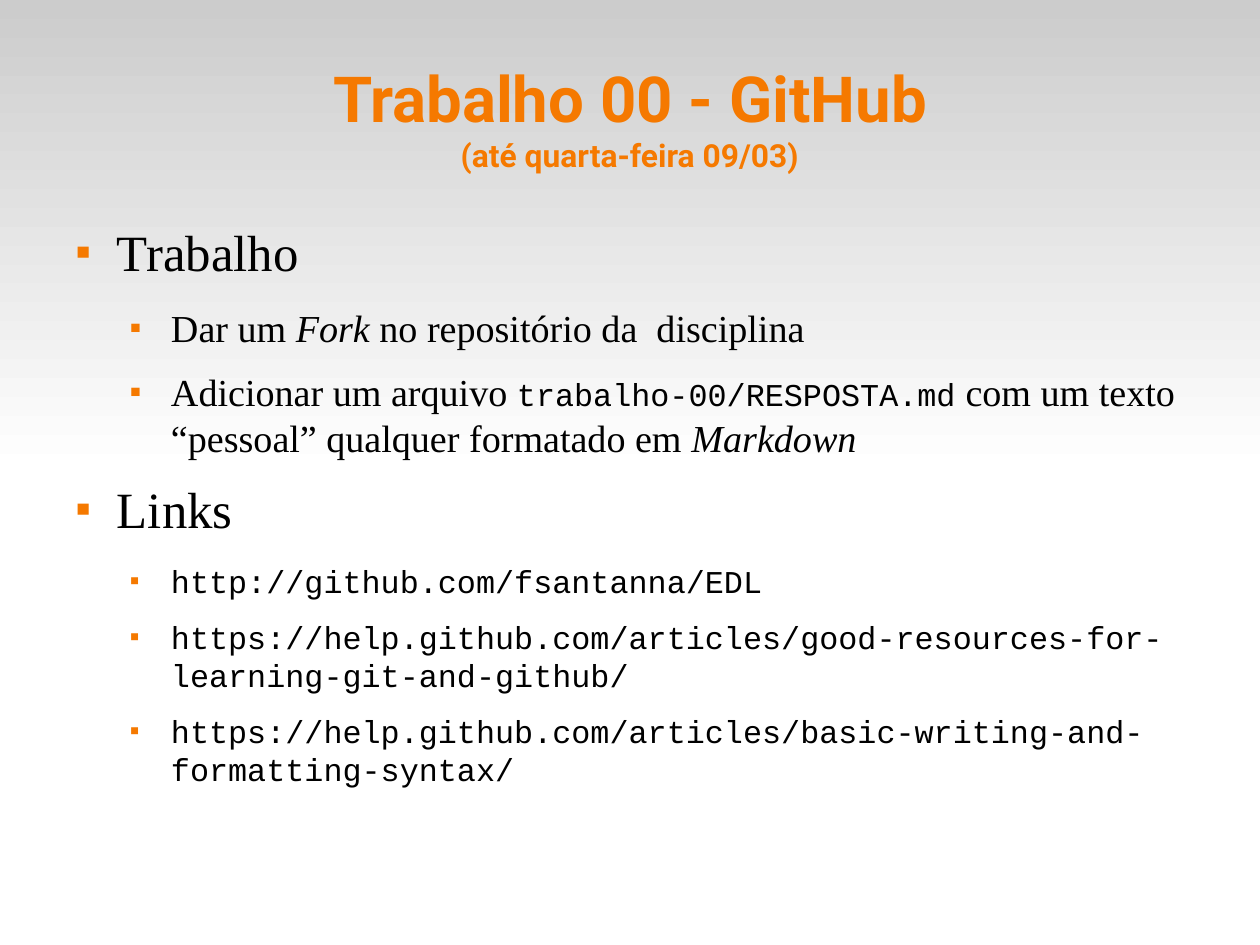
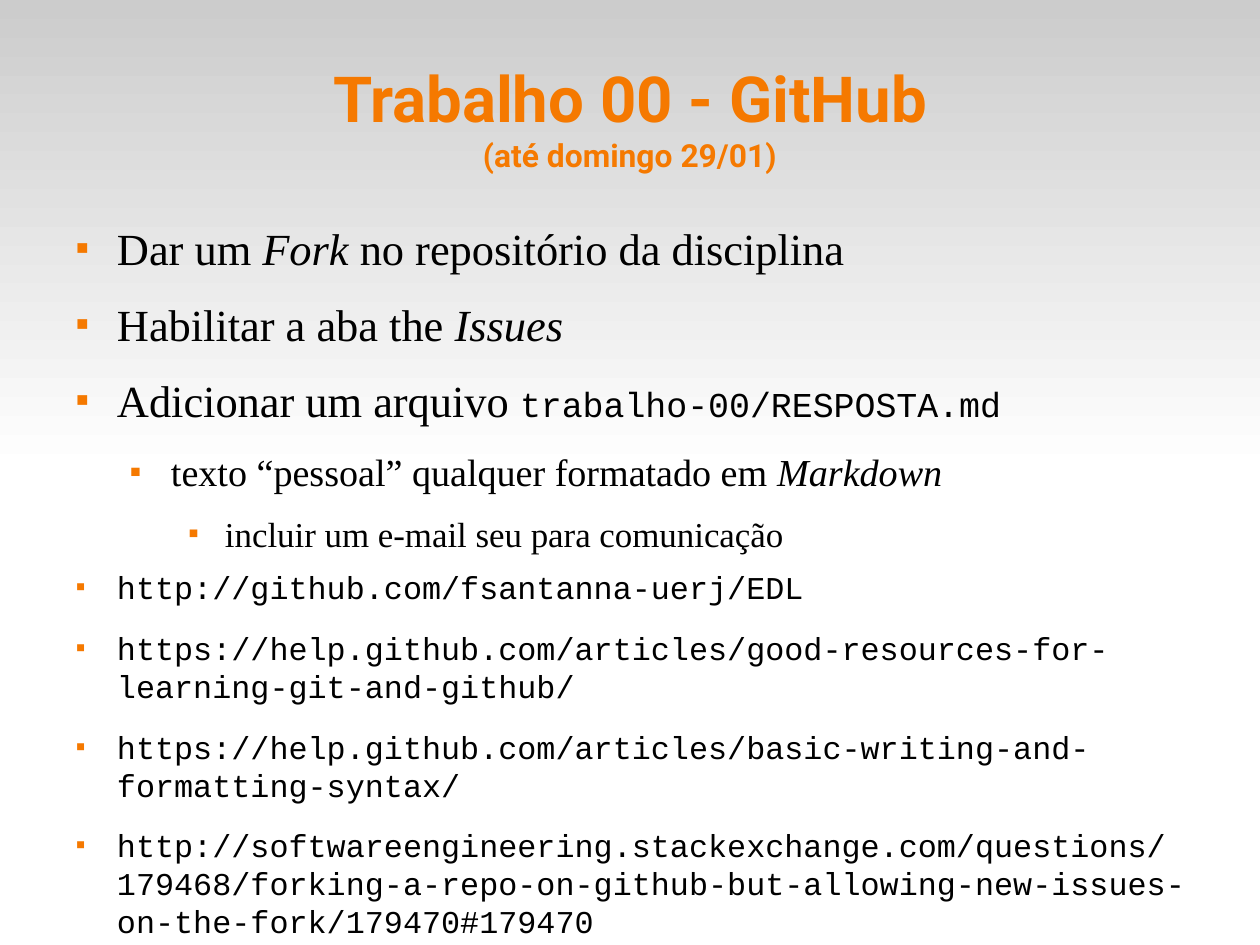
Before and after one commit to fsantanna-uerj/EDL, a slide deck: slide 8 of slides/edl-00.odp (slide 6 before the commit). Drawn at 1260x945 pixels with LibreOffice and Linux fonts; fonts in the diff are those of the drawing. Boxes give left, top, right and bottom in pixels: in the first picture for what was removed or moved away, otherwise in the second. Text is boxed around its words. In the diff, an @@ line names an element or a change of style, - is before the commit and + after.

```diff
--- a/slides/edl-00.odp
+++ b/slides/edl-00.odp
@@ title at (333, 74, 926, 174): text changed; size 20 to 40 pt @@
-Trabalho 00 - GitHub
-(até quarta-feira 09/03)
+Trabalho 00 - GitHub
+(até domingo 29/01)
@@ text at (117, 235, 299, 272): paragraph removed @@
-■ Trabalho
@@ text at (117, 234, 1109, 804): size 24 to 28 pt in "Dar um Fork no repositório da disciplina"; list level 2 to 1 in "Dar um Fork no repositório ..."; list level 2 to 1 in "https://help.github.com/articles/good-resources-for-learning ..."; list level 2 to 1 in "https://help.github.com/articles/basic-writing-and-formattin ..." @@
@@ text at (117, 310, 1001, 606): text changed; size 24 to 22 pt @@
-  ■ Adicionar um arquivo trabalho-00/RESPOSTA.md com um texto “pessoal” qualquer formatado em Markdown
-■ Links
-  ■ http://github.com/fsantanna/EDL
+■ Habilitar a aba the Issues
+■ Adicionar um arquivo trabalho-00/RESPOSTA.md
+  ■ texto “pessoal” qualquer formatado em Markdown
+    ■ incluir um e-mail seu para comunicação
+■ http://github.com/fsantanna-uerj/EDL
@@ text at (117, 834, 1185, 934): paragraph added @@
+■ http://softwareengineering.stackexchange.com/questions/179468/forking-a-repo-on-github-but-allowing-new-issues-on-the-fork/179470#179470
```
Also in this commit, not shown: 4 other slides changed, 4 slides added, 1 slide removed, 1 other file.
